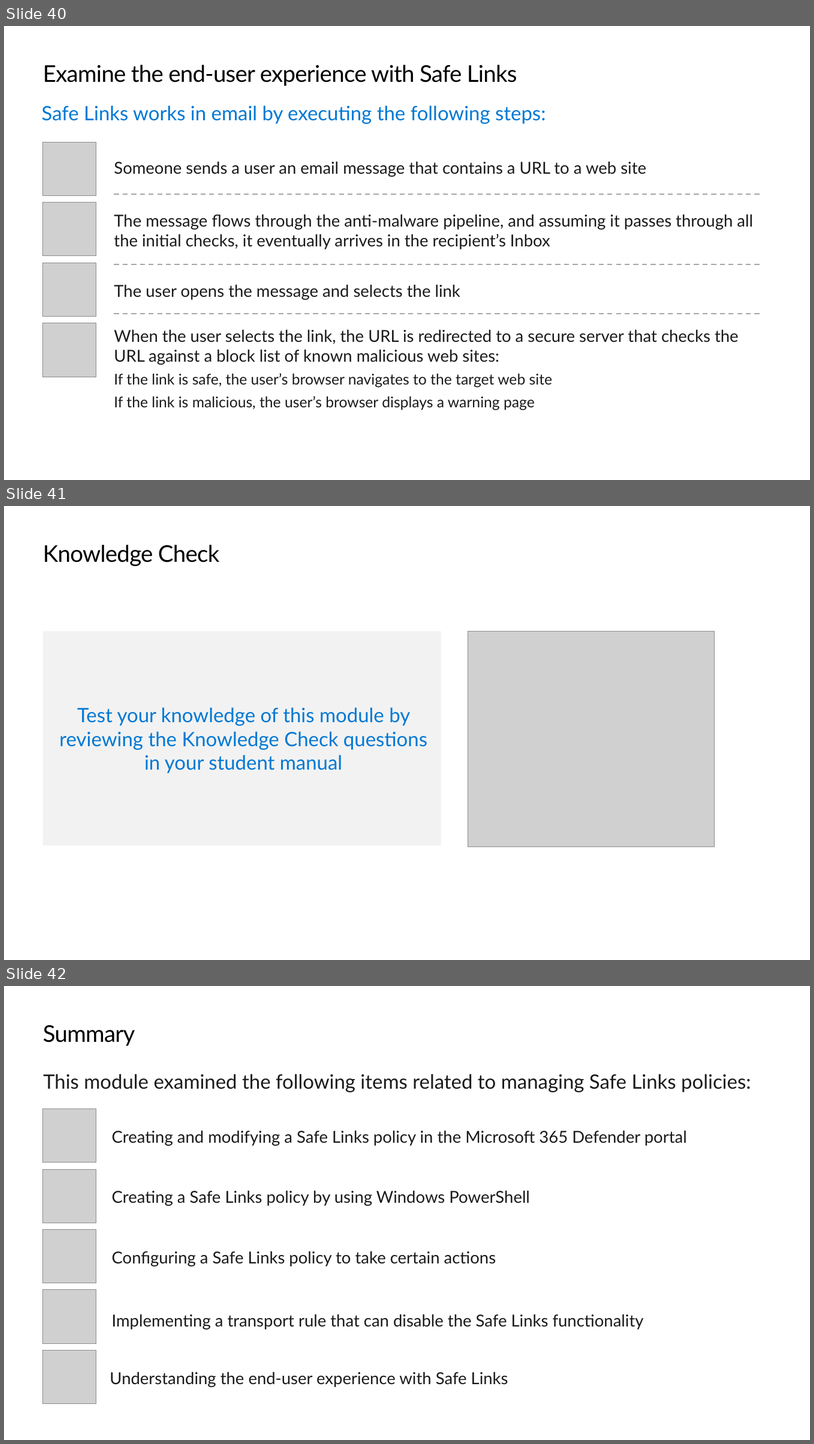
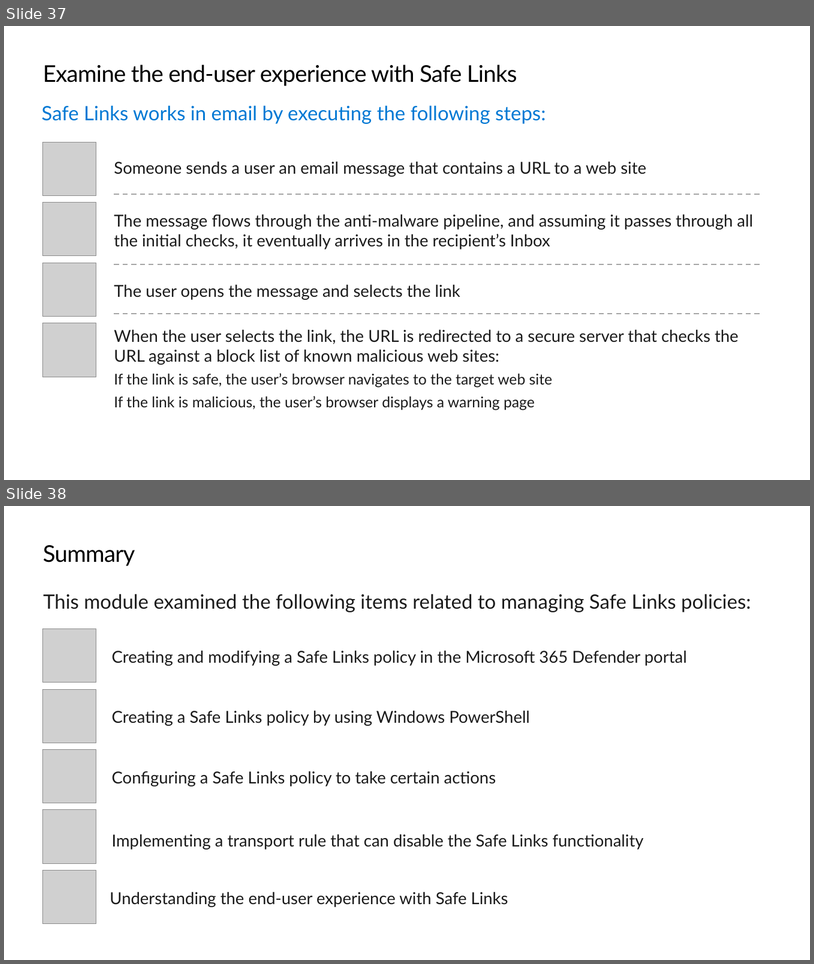
Before and after one commit to kramit/MS-101, a slide deck: MS-101/MS-101T00A-ENU-PowerPoint/MS-101T00A-ENU-PowerPoint_02.pptx. Shown one above the other, each under a label of ours: slides 40, 41 and 42 before the commit, slides 37 and 38 after it. The pictures are 814x1444 and 814x964 pixels, drawn with LibreOffice and Linux fonts; fonts in the diff are those of the drawing; grey boxes stand for pictures; background and template pictures are left out. Boxes give left, top, right and bottom in pixels: in the first picture for what was removed or moved away, otherwise in the second. Text is boxed around its words. In the diff, an @@ line names an element or a change of style, - is before the commit and + after.

```diff
--- a/MS-101/MS-101T00A-ENU-PowerPoint/MS-101T00A-ENU-PowerPoint_02.pptx
+++ b/MS-101/MS-101T00A-ENU-PowerPoint/MS-101T00A-ENU-PowerPoint_02.pptx
@@ slide 41 removed at (x1=4, y1=506, x2=810, y2=960), background #FFFFFF @@
@@ title removed at (x1=43, y1=544, x2=219, y2=566) @@
-Knowledge Check
@@ rectangle removed at (x1=43, y1=631, x2=441, y2=845) @@
-Test your knowledge of this module by reviewing the Knowledge Check questions in your student manual
@@ picture removed at (x1=468, y1=631, x2=715, y2=846) @@
@@ what was slide 40 is now slide 37 @@
@@ what was slide 42 is now slide 38 @@
```
Also in this commit, not shown: 3 other slides removed, 2 other files.
